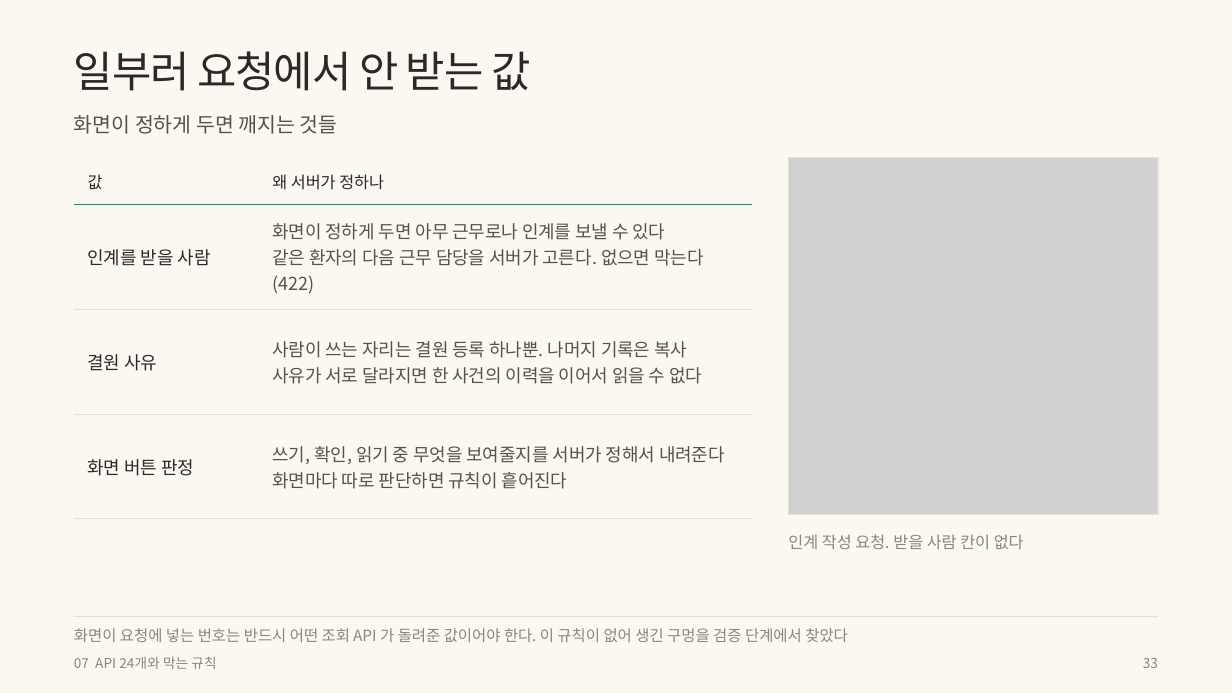
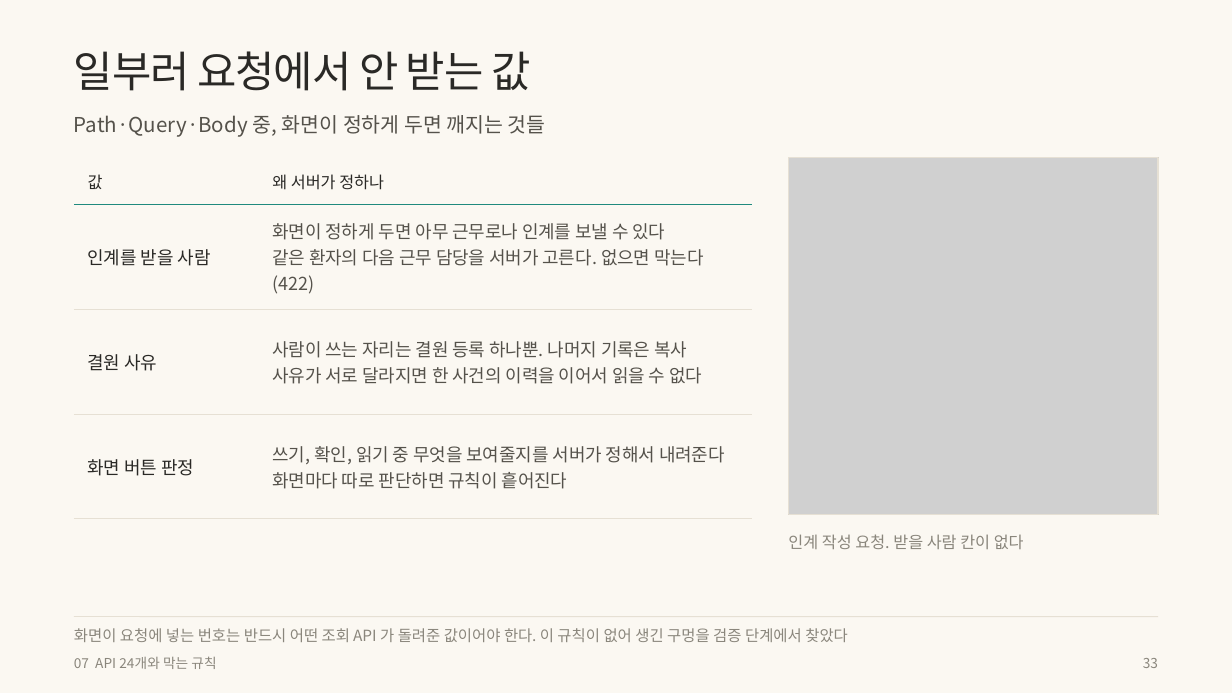
Before and after one commit to wodnjs2020136144/skala-webservice-mini, a slide deck: slide 33 of deliverables/10반_황재원_너와나의인계고리-개요.pptx. Drawn at 1232x693 pixels with LibreOffice and Linux fonts; fonts in the diff are those of the drawing; grey boxes stand for pictures. Boxes give left, top, right and bottom in pixels: in the first picture for what was removed or moved away, otherwise in the second. Text is boxed around its words. In the diff, an @@ line names an element or a change of style, - is before the commit and + after.

```diff
--- a/deliverables/10반_황재원_너와나의인계고리-개요.pptx
+++ b/deliverables/10반_황재원_너와나의인계고리-개요.pptx
@@ text at bbox=[74, 115, 546, 137]: text changed @@
-화면이 정하게 두면 깨지는 것들
+Path·Query·Body 중, 화면이 정하게 두면 깨지는 것들
```
Also in this commit, not shown: 3 other slides changed, 7 other files.
